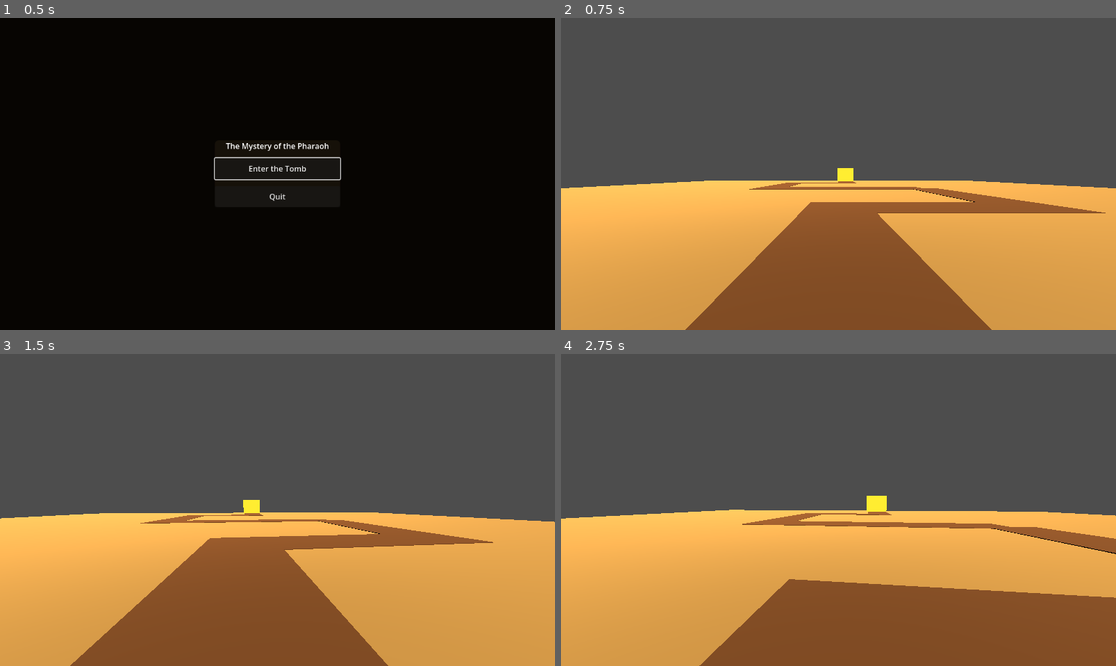
Above: before the commit, frames 1-4 (two rows, left to right).
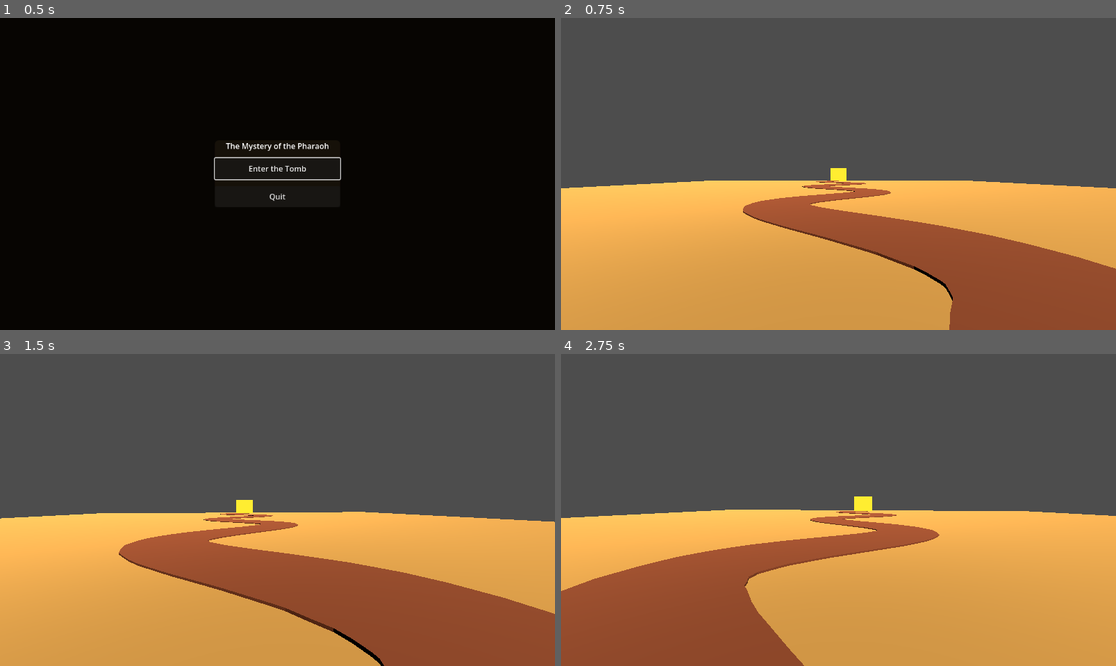
Above: after the commit, the same moments.

Repository: AnubisGott/The-Mystery-of-the-Pharaoh
Game: Godot game, scene res://main/main.tscn
The game is run twice, just before and just after one commit, with the same random seed, the same clock (stepped at 60 frames per second) and the same inputs.
Inputs (mouse positions are in pixels of both pictures, inside the frame that each line leads up to):
- Up to frame 1 (0.5 s): no input
- Up to frame 2 (0.75 s): click "Enter the Tomb" at 0.5 s
- Up to frame 3 (1.5 s): tap Enter at 1.25 s; move the mouse to (305, 510) at 1.27 s; hold W (move_forward) from 1.28 s (still down)
- Up to frame 4 (2.75 s): keep holding W (move_forward); move the mouse to (810, 510) at 2.02 s

Frame 1 is identical in both runs. In frame 2, 23% of the frame differs, in the area x 22-100%, y 48-100%; in frame 3, 24%; in frame 4, 30%, in the area x 0-100%, y 45-100%.

Commit message:
Replace zigzag with winding serpentine path
The path is now a sine-wave curve built at runtime: a Path3D
holds the sampled curve, a CSGPolygon3D extrudes the flat path
ribbon along it, and the player is clamped to the curve within
the path half width instead of to rectangles.

Co-Authored-By: Claude Fable 5 <noreply@anthropic.com>

Diff:
--- a/levels/path.gd
+++ b/levels/path.gd
@@ -1,39 +1,40 @@
 extends Node3D
 
-# Walkable ground rectangles (x, z) matching the visible path segments.
-const PATH_RECTS: Array[Rect2] = [
-	Rect2(-1.5, 10.0, 3.0, 10.0),
-	Rect2(-1.5, 7.0, 12.0, 3.0),
-	Rect2(7.5, -3.5, 3.0, 12.0),
-	Rect2(-9.0, -5.5, 18.0, 3.0),
-	Rect2(-9.0, -16.0, 3.0, 12.0),
-	Rect2(-9.0, -18.5, 12.0, 3.0),
-	Rect2(0.0, -25.0, 3.0, 8.0),
-]
+const PATH_HALF_WIDTH: float = 1.5
+const START_Z: float = 20.0
+const END_Z: float = -25.0
+const AMPLITUDE: float = 3.0
+const WAVELENGTH: float = 15.0
+const SAMPLE_STEP: float = 1.0
 
 @onready var player: CharacterBody3D = $Player
+@onready var track: Path3D = $Track
+
+
+func _ready() -> void:
+	track.curve = _build_curve()
+
+
+func _build_curve() -> Curve3D:
+	var curve := Curve3D.new()
+	var z := START_Z
+	while z >= END_Z - 0.01:
+		curve.add_point(Vector3(_path_x(z), 0.0, z))
+		z -= SAMPLE_STEP
+	return curve
+
+
+# The path winds left and right like a snake while heading forward.
+func _path_x(z: float) -> float:
+	return AMPLITUDE * sin(TAU * (START_Z - z) / WAVELENGTH)
 
 
 func _physics_process(_delta: float) -> void:
-	var position_2d := Vector2(player.global_position.x, player.global_position.z)
-	var clamped := _closest_point_on_path(position_2d)
-	if clamped != position_2d:
-		player.global_position.x = clamped.x
-		player.global_position.z = clamped.y
+	var p := player.global_position
+	var closest := track.curve.get_closest_point(Vector3(p.x, 0.0, p.z))
+	var offset := Vector2(p.x - closest.x, p.z - closest.z)
 
-
-func _closest_point_on_path(point: Vector2) -> Vector2:
-	var best_point := point
-	var best_distance := INF
-
-	for rect in PATH_RECTS:
-		if rect.has_point(point):
-			return point
-
-		var candidate := point.clamp(rect.position, rect.end)
-		var distance := candidate.distance_squared_to(point)
-		if distance < best_distance:
-			best_distance = distance
-			best_point = candidate
-
-	return best_point
+	if offset.length() > PATH_HALF_WIDTH:
+		var limited := offset.limit_length(PATH_HALF_WIDTH)
+		player.global_position.x = closest.x + limited.x
+		player.global_position.z = closest.z + limited.y
--- a/levels/path.tscn
+++ b/levels/path.tscn
@@ -8,7 +8,7 @@
 albedo_color = Color(0.76, 0.64, 0.42, 1)
 
 [sub_resource type="StandardMaterial3D" id="StandardMaterial3D_path"]
-albedo_color = Color(0.45, 0.3, 0.2, 1)
+albedo_color = Color(0.5, 0.28, 0.24, 1)
 
 [sub_resource type="StandardMaterial3D" id="StandardMaterial3D_goal"]
 albedo_color = Color(1, 0.78, 0.2, 1)
@@ -25,25 +25,7 @@
 [sub_resource type="BoxShape3D" id="BoxShape3D_sand"]
 size = Vector3(60, 0.25, 60)
 
-[sub_resource type="BoxMesh" id="BoxMesh_seg_z10"]
-material = SubResource("StandardMaterial3D_path")
-size = Vector3(3, 0.05, 10)
-
-[sub_resource type="BoxMesh" id="BoxMesh_seg_x12"]
-material = SubResource("StandardMaterial3D_path")
-size = Vector3(12, 0.05, 3)
-
-[sub_resource type="BoxMesh" id="BoxMesh_seg_z12"]
-material = SubResource("StandardMaterial3D_path")
-size = Vector3(3, 0.05, 12)
-
-[sub_resource type="BoxMesh" id="BoxMesh_seg_x18"]
-material = SubResource("StandardMaterial3D_path")
-size = Vector3(18, 0.05, 3)
-
-[sub_resource type="BoxMesh" id="BoxMesh_seg_z8"]
-material = SubResource("StandardMaterial3D_path")
-size = Vector3(3, 0.05, 8)
+[sub_resource type="Curve3D" id="Curve3D_track"]
 
 [sub_resource type="BoxMesh" id="BoxMesh_goal"]
 material = SubResource("StandardMaterial3D_goal")
@@ -71,44 +53,27 @@
 [node name="CollisionShape3D" type="CollisionShape3D" parent="Sand"]
 shape = SubResource("BoxShape3D_sand")
 
-[node name="PathSegmentA" type="MeshInstance3D" parent="."]
-transform = Transform3D(1, 0, 0, 0, 1, 0, 0, 0, 1, 0, 0, 15)
-mesh = SubResource("BoxMesh_seg_z10")
+[node name="Track" type="Path3D" parent="."]
+curve = SubResource("Curve3D_track")
 
-[node name="PathSegmentB" type="MeshInstance3D" parent="."]
-transform = Transform3D(1, 0, 0, 0, 1, 0, 0, 0, 1, 4.5, 0, 8.5)
-mesh = SubResource("BoxMesh_seg_x12")
-
-[node name="PathSegmentC" type="MeshInstance3D" parent="."]
-transform = Transform3D(1, 0, 0, 0, 1, 0, 0, 0, 1, 9, 0, 2.5)
-mesh = SubResource("BoxMesh_seg_z12")
-
-[node name="PathSegmentD" type="MeshInstance3D" parent="."]
-transform = Transform3D(1, 0, 0, 0, 1, 0, 0, 0, 1, 0, 0, -4)
-mesh = SubResource("BoxMesh_seg_x18")
-
-[node name="PathSegmentE" type="MeshInstance3D" parent="."]
-transform = Transform3D(1, 0, 0, 0, 1, 0, 0, 0, 1, -7.5, 0, -10)
-mesh = SubResource("BoxMesh_seg_z12")
-
-[node name="PathSegmentF" type="MeshInstance3D" parent="."]
-transform = Transform3D(1, 0, 0, 0, 1, 0, 0, 0, 1, -3, 0, -17)
-mesh = SubResource("BoxMesh_seg_x12")
-
-[node name="PathSegmentG" type="MeshInstance3D" parent="."]
-transform = Transform3D(1, 0, 0, 0, 1, 0, 0, 0, 1, 1.5, 0, -21)
-mesh = SubResource("BoxMesh_seg_z8")
+[node name="PathSurface" type="CSGPolygon3D" parent="."]
+polygon = PackedVector2Array(-1.5, 0, 1.5, 0, 1.5, 0.05, -1.5, 0.05)
+mode = 2
+path_node = NodePath("../Track")
+path_interval_type = 0
+path_interval = 0.5
+material = SubResource("StandardMaterial3D_path")
 
 [node name="GoalGate" type="MeshInstance3D" parent="."]
-transform = Transform3D(1, 0, 0, 0, 1, 0, 0, 0, 1, 1.5, 1.4, -25.5)
+transform = Transform3D(1, 0, 0, 0, 1, 0, 0, 0, 1, 0, 1.4, -26)
 mesh = SubResource("BoxMesh_goal")
 
 [node name="WinZone" type="Area3D" parent="."]
-transform = Transform3D(1, 0, 0, 0, 1, 0, 0, 0, 1, 1.5, 1.2, -24.8)
+transform = Transform3D(1, 0, 0, 0, 1, 0, 0, 0, 1, 0, 1.2, -25.4)
 script = ExtResource("2")
 
 [node name="CollisionShape3D" type="CollisionShape3D" parent="WinZone"]
 shape = SubResource("BoxShape3D_goalzone")
 
 [node name="Player" parent="." instance=ExtResource("1")]
-transform = Transform3D(1, 0, 0, 0, 1, 0, 0, 0, 1, 0, 1.0, 18)
+transform = Transform3D(1, 0, 0, 0, 1, 0, 0, 0, 1, 0, 1.0, 19)
Not shown: 1 places in levels/path.tscn that only renumber resources
Binary file added: path.png
Not shown, changed: README.md
